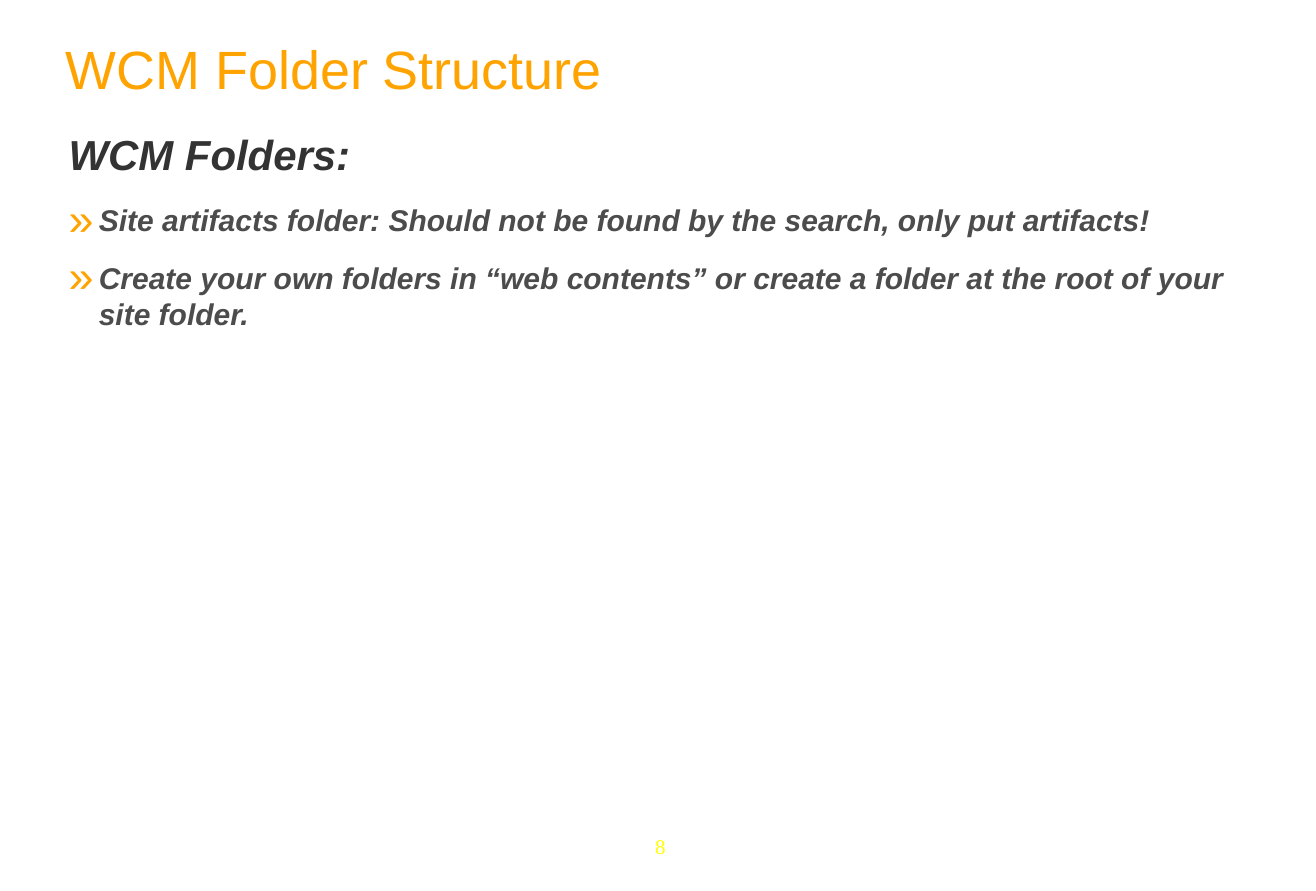
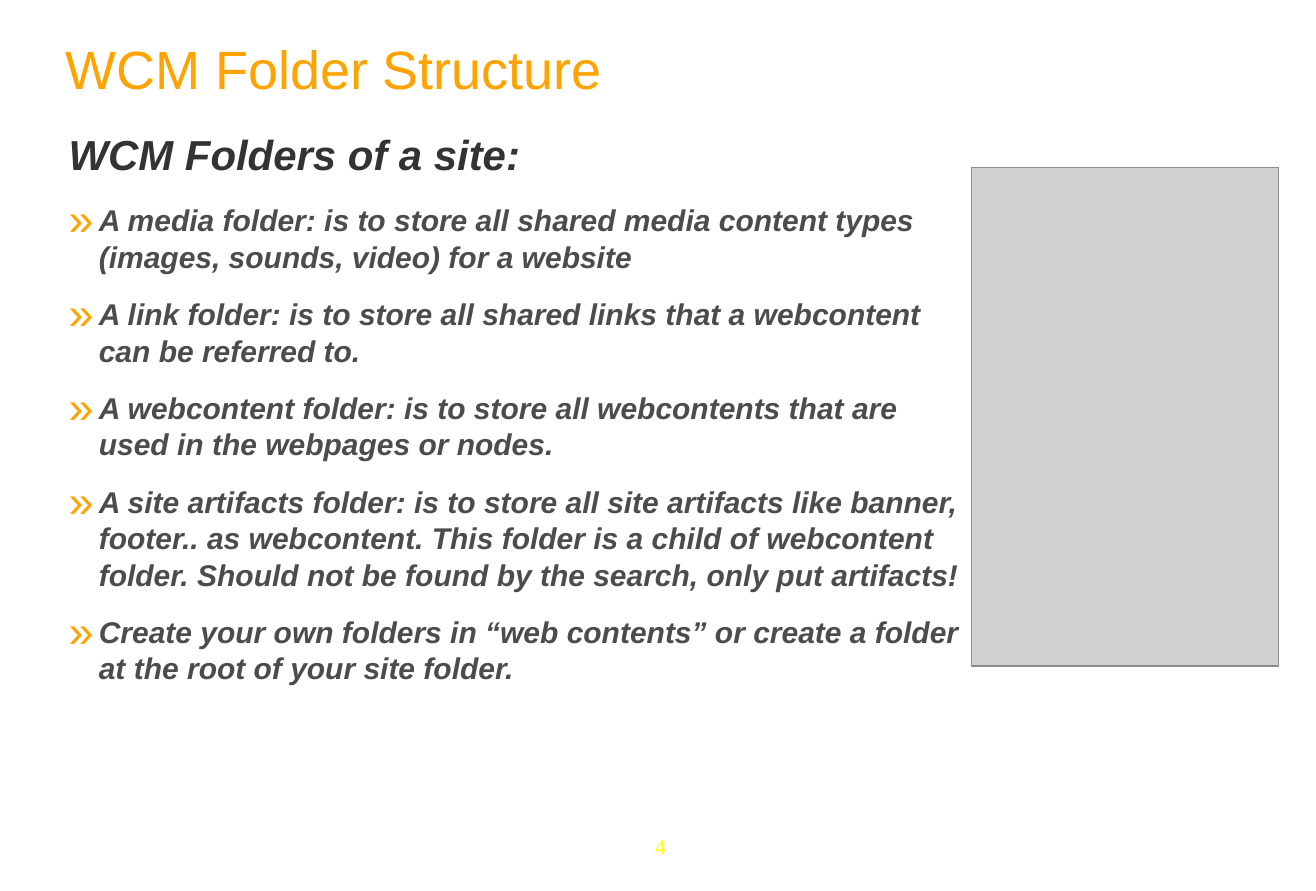
Before and after one commit to anhvurz90/training, a slide deck: slide 4 of slides/exo-developer/en/280-WCM-XDev-en.ppt (slide 8 before the commit). Drawn at 1316x891 pixels with LibreOffice and Linux fonts; fonts in the diff are those of the drawing; grey boxes stand for pictures; background and template pictures are left out. Boxes give left, top, right and bottom in pixels: in the first picture for what was removed or moved away, otherwise in the second. Text is boxed around its words. In the diff, an @@ line names an element or a change of style, - is before the commit and + after.

```diff
--- a/slides/exo-developer/en/280-WCM-XDev-en.ppt
+++ b/slides/exo-developer/en/280-WCM-XDev-en.ppt
@@ text at (x1=69, y1=139, x2=958, y2=591): text changed @@
-WCM Folders:
-» Site artifacts folder: Should not be found by the search, only put artifacts!
+WCM Folders of a site:
+» A media folder: is to store all shared media content types (images, sounds, video) for a website
+» A link folder: is to store all shared links that a webcontent can be referred to.
+» A webcontent folder: is to store all webcontents that are used in the webpages or nodes.
+» A site artifacts folder: is to store all site artifacts like banner, footer.. as webcontent. This folder is a child of webcontent folder. Should not be found by the search, only put artifacts!
@@ picture added at (x1=972, y1=168, x2=1279, y2=668) @@
@@ page number at (x1=655, y1=840, x2=665, y2=854): text changed @@
-8
+4
```
Also in this commit, not shown: 2 other slides changed, 9 slides removed, 2 other files.
